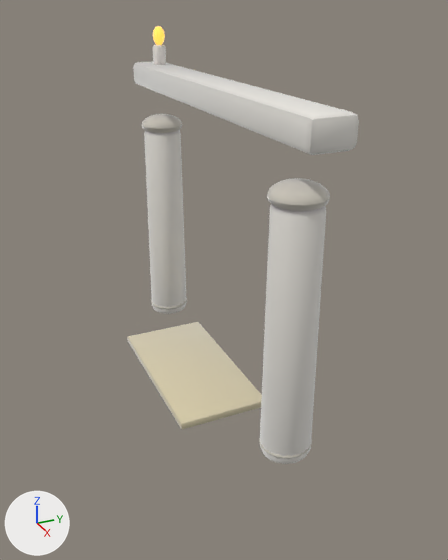
Before and after pictures for a commit that changed the glTF model assets/models/gates/feef7dd1.glb.
Rendered twice from a 50 mm lens placed at (7.13, -3.09, 4.91), pointed at (0.48, -0.1, 1.59). The axes (+X, +Y, +Z) are drawn at lower left. The lights are the same throughout. The older version comes first. Vertices at exactly the same position are counted once.

In view in the first picture: 'gate_feef7dd1'.
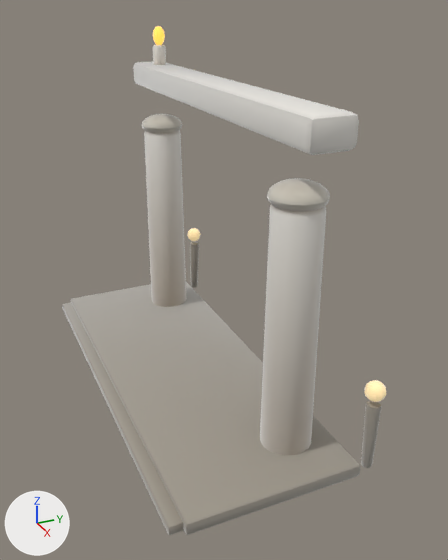
Location of each change, [x1, y1, x2, y2] in pixels of the pictures (448 x 560 px):
```json
{"object": "gate_feef7dd1", "change": "reshaped", "before": [127, 26, 359, 464], "after": [62, 26, 386, 535], "on screen": "39% wider, 16% taller"}
{"part": 1, "of": "me_gate_feef7dd1", "change": "added", "after": [187, 228, 201, 241]}
{"part": 2, "of": "me_gate_feef7dd1", "change": "added", "after": [364, 380, 386, 402]}
{"part": 3, "of": "me_gate_feef7dd1", "change": "added", "after": [190, 242, 199, 288]}
{"part": 4, "of": "me_gate_feef7dd1", "change": "added", "after": [361, 400, 381, 468]}
{"part": 5, "of": "me_gate_feef7dd1", "change": "added", "after": [70, 282, 360, 535]}
{"part": 6, "of": "me_gate_feef7dd1", "change": "added", "after": [62, 303, 184, 535]}
{"part": 7, "of": "me_gate_feef7dd1", "change": "recoloured", "before": [127, 57, 319, 464], "after": [147, 57, 319, 456]}
```

The change, as JSON lines over the scene's bpy script:
```json
{"op": "add", "block": "mat_clay__b9b2a2_0_93", "code": ["mat_clay__b9b2a2_0_93 = bpy.data.materials.new('clay_#B9B2A2_0.93_-')", "# nodes: BsdfPrincipled, Mix, OutputMaterial, VertexColor", "# colours: grey #b9b2a2, mixed with the vertex colours"]}
{"op": "add", "block": "mat_clay__ffe2a8_0_95__ffe2a8", "code": ["mat_clay__ffe2a8_0_95__ffe2a8 = bpy.data.materials.new('clay_#FFE2A8_0.95_#FFE2A8')", "# nodes: BsdfPrincipled, Mix, OutputMaterial, VertexColor", "# colours: beige #bca67a, beige #ffe2a8, mixed with the vertex colours"]}
{"op": "add", "block": "mat_clay__9e978a_0_93", "code": ["mat_clay__9e978a_0_93 = bpy.data.materials.new('clay_#9E978A_0.93_-')", "# nodes: BsdfPrincipled, Mix, OutputMaterial, VertexColor", "# colours: grey #9e978a, mixed with the vertex colours"]}
{"block": "me_gate_feef7dd1", "where": "# used by ob_gate_feef7dd1; location = (0.0, 0.0, 0.0)"}
{"op": "remove", "block": "me_gate_feef7dd1", "code": "me_gate_feef7dd1.from_pydata(...)  # 1322 vertices, 2596 faces; spans x -2.62..2.62, y -1.0..0.31, z -0.01..4.53"}
{"op": "add", "block": "me_gate_feef7dd1", "code": "me_gate_feef7dd1.from_pydata(...)  # 1822 vertices, 3568 faces; spans x -2.8..2.79, y -1.71..0.84, z -0.01..4.53"}
{"block": "me_gate_feef7dd1", "change": "me_gate_feef7dd1 part 1: a new loose piece, a UV sphere (10 segments, 6 rings, poles along z) spanning x -2.78..-2.54, y 0.61..0.84, z 0.9..1.14, in mat_clay__ffe2a8_0_95__ffe2a8"}
{"block": "me_gate_feef7dd1", "change": "me_gate_feef7dd1 part 2: the loose piece of 52 vertices spanning x -2.13..-1.95, y -0.08..0.09, z 4.26..4.53 is copied, and the copy is scaled about its middle by (1.35, 1.34, 0.889), then moved by (4.7, 0.72, -3.38), in mat_clay__ffe2a8_0_95__ffe2a8; it spans x 2.54..2.78, y 0.61..0.83, z 0.9..1.14"}
{"block": "me_gate_feef7dd1", "change": "me_gate_feef7dd1 part 3: a new loose piece of 114 vertices spanning x -2.74..-2.57, y 0.64..0.81, z -0.01..0.87, in mat_clay__9e978a_0_93"}
{"block": "me_gate_feef7dd1", "change": "me_gate_feef7dd1 part 4: a new loose piece of 114 vertices spanning x 2.58..2.75, y 0.64..0.8, z 0.0..0.86, in mat_clay__9e978a_0_93"}
{"block": "me_gate_feef7dd1", "change": "me_gate_feef7dd1 part 5: a new loose piece of 56 vertices spanning x -2.8..2.79, y -1.55..0.55, z 0.0..0.16, in mat_clay__9e978a_0_93"}
{"block": "me_gate_feef7dd1", "change": "me_gate_feef7dd1 part 6: a new loose piece of 56 vertices spanning x -2.72..2.72, y -1.71..-1.37, z 0.0..0.12, in mat_clay__9e978a_0_93"}
{"block": "me_gate_feef7dd1", "change": "me_gate_feef7dd1 part 7: 2568 kept faces spanning x -2.62..2.62, y -1.0..0.31, z -0.01..4.51 get new vertex colours"}
{"block": "me_gate_feef7dd1", "change": "other edits to the shape of me_gate_feef7dd1 do not show in these pictures"}
{"op": "add", "block": "me_gate_feef7dd1", "code": "me_gate_feef7dd1.materials.append(mat_clay__9e978a_0_93)"}
{"op": "add", "block": "me_gate_feef7dd1", "code": "me_gate_feef7dd1.materials.append(mat_clay__b9b2a2_0_93)"}
{"op": "add", "block": "me_gate_feef7dd1", "code": "me_gate_feef7dd1.materials.append(mat_clay__ffe2a8_0_95__ffe2a8)"}
```
